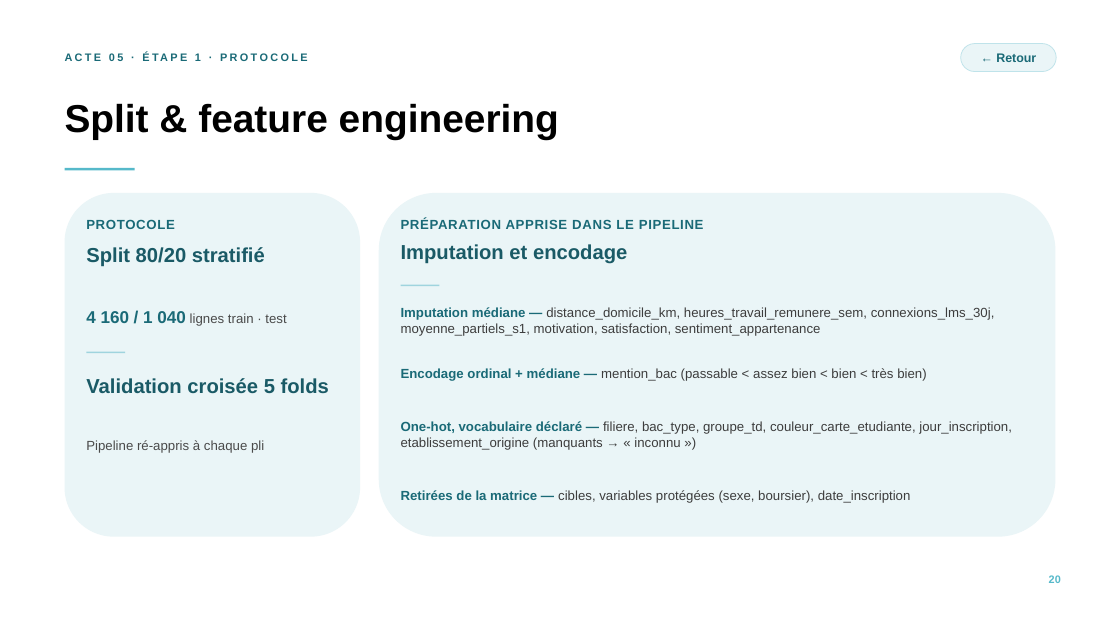
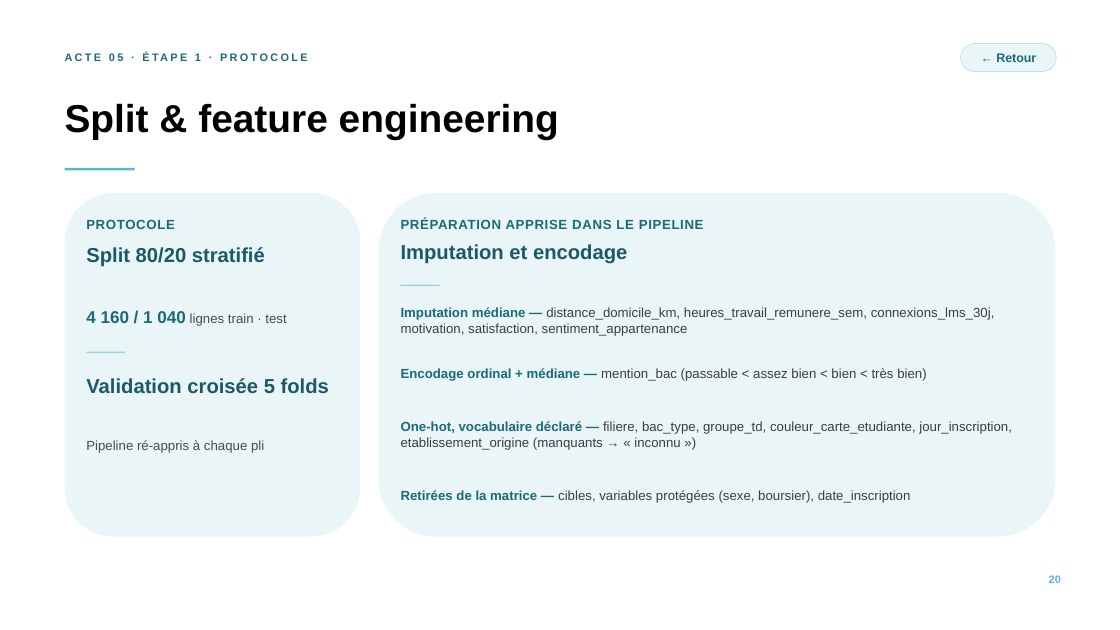
Before and after one commit to jalb-code/cisia-decrochage-etudiant, a slide deck: slide 20 of docs/JALB-Decrochage-l1.pptx. Drawn at 1120x630 pixels with LibreOffice and Linux fonts; fonts in the diff are those of the drawing. Boxes give left, top, right and bottom in pixels: in the first picture for what was removed or moved away, otherwise in the second. Text is boxed around its words. In the diff, an @@ line names an element or a change of style, - is before the commit and + after.

```diff
--- a/docs/JALB-Decrochage-l1.pptx
+++ b/docs/JALB-Decrochage-l1.pptx
@@ text at (401,307,995,336): text changed @@
-Imputation médiane — distance_domicile_km, heures_travail_remunere_sem, connexions_lms_30j, moyenne_partiels_s1, motivation, satisfaction, sentiment_appartenance
+Imputation médiane — distance_domicile_km, heures_travail_remunere_sem, connexions_lms_30j, motivation, satisfaction, sentiment_appartenance
```
Also in this commit, not shown: 3 other slides changed, 1 other file.
